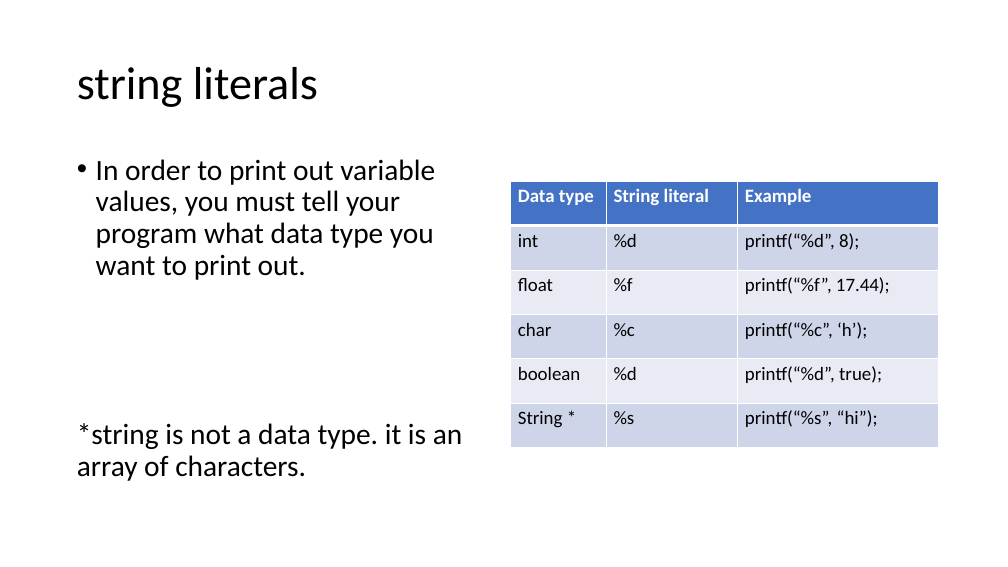
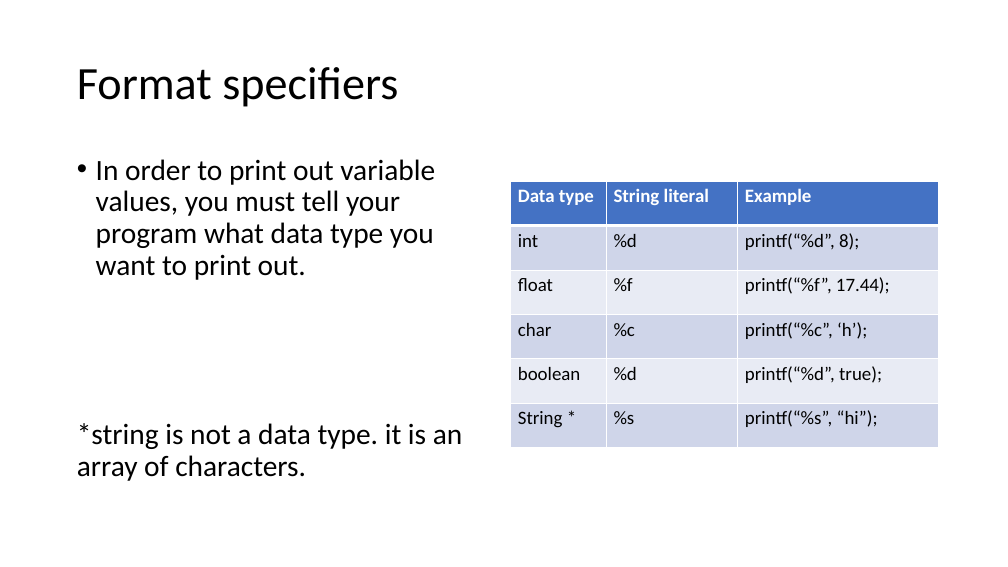
Before and after one commit to Runtime-Learner/McGill-BattleBots-Club, a slide deck: slide 19 of ECSE/Workshop-2/programming-1.pptx. Drawn at 1008x567 pixels with LibreOffice and Linux fonts; fonts in the diff are those of the drawing. Boxes give left, top, right and bottom in pixels: in the first picture for what was removed or moved away, otherwise in the second. Text is boxed around its words. In the diff, an @@ line names an element or a change of style, - is before the commit and + after.

```diff
--- a/ECSE/Workshop-2/programming-1.pptx
+++ b/ECSE/Workshop-2/programming-1.pptx
@@ title at <box>77,67,398,107</box>: text changed @@
-string literals
+Format specifiers
```
Also in this commit, not shown: 1 other slide changed, 2 other files.
